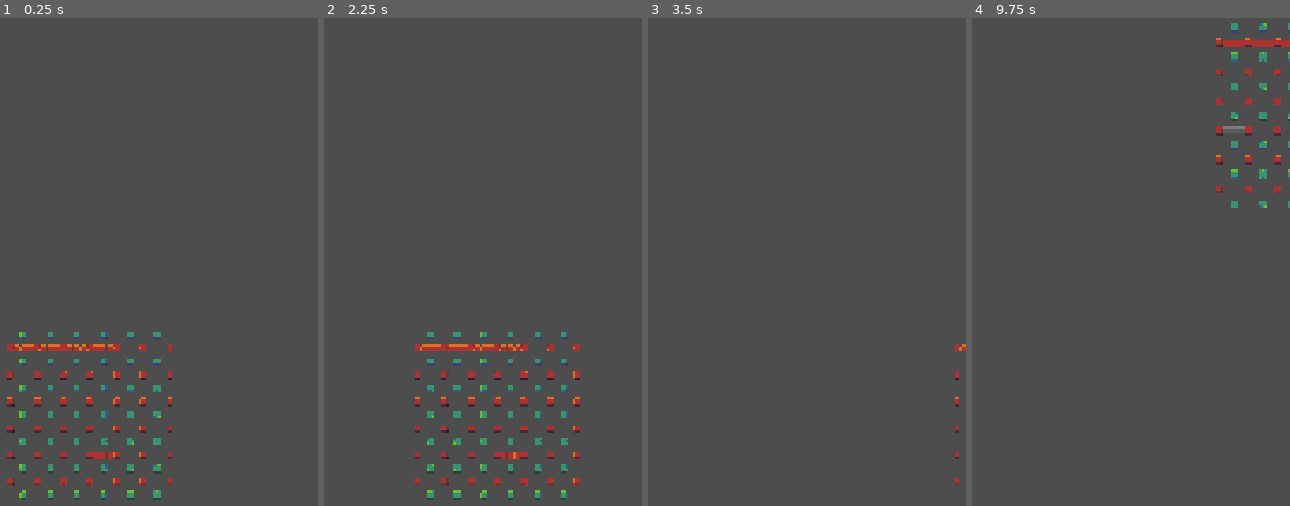
Above: before the commit, frames 1-4 (left to right).
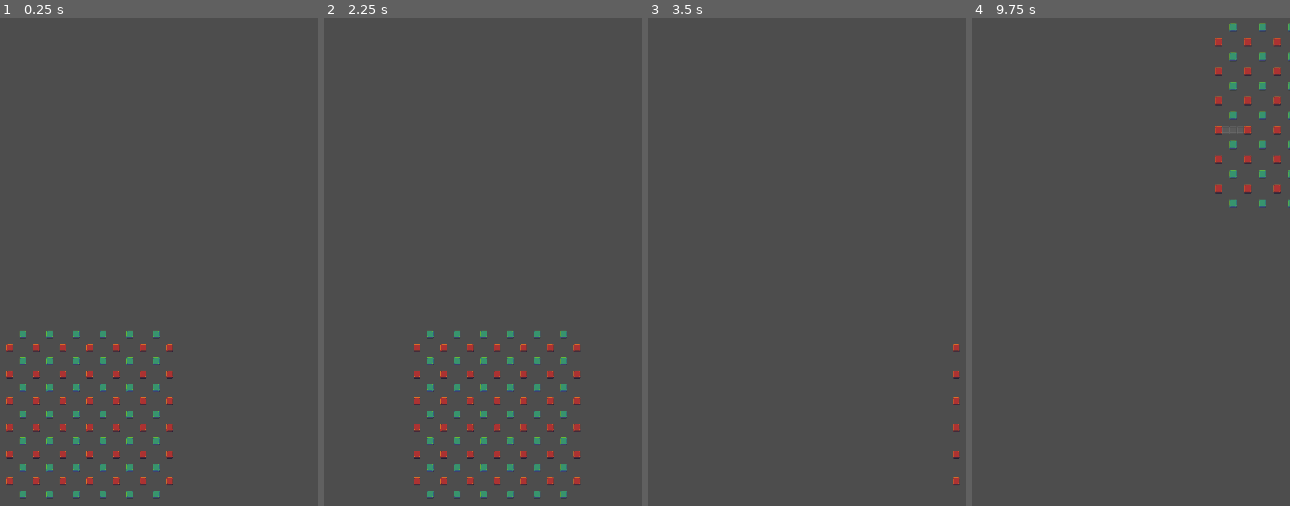
Above: after the commit, the same moments.

Repository: halva6/bridgerv3_godot
Game: Godot game, scene res://scenes/game.tscn
Two runs of this game, one before a commit and one after it. Both use one fixed random seed, a clock stepped at 60 frames per second and the inputs below.
Inputs (mouse positions are in pixels of both pictures, inside the frame that each line leads up to):
- Up to frame 1 (0.25 s): no input
- Up to frame 2 (2.25 s): tap Enter at 0.5, 2 s; drag from (346, 335) to (479, 335) at 0.52 s; tap Space at 1.25 s; drag from (374, 335) to (outside the picture) at 1.27 s; move the mouse to (400, 335) at 2.02 s; hold A (camera_move_left) from 2.03 s (still down)
- Up to frame 3 (3.5 s): click (724, 335) at 2.3 s; release A (camera_move_left) at 2.75 s; drag from (950, 349) to (outside the picture) at 2.77 s
- Up to frame 4 (9.75 s): tap Space at 3.5, 5 s; drag from (1280, 374) to (1086, 418) at 3.52 s; tap Enter at 4.25 s; drag from (1280, 403) to (997, 218) at 4.27 s; move the mouse to (1280, 427) at 5.02 s; press the mouse at (1280, 427) at 5.03 s; tap Mouse wheel up (camera_zoom_in) at 5.1 s; release the mouse at (1280, 427) at 5.75 s; drag from (997, 218) to (975, 457) at 5.77 s; move the mouse to (1162, 379) at 6.52 s; press the mouse at (1162, 379) at 6.53 s; release the mouse at (1162, 379) at 7.25 s; drag from (975, 457) to (outside the picture) at 7.27 s; move the mouse to (1108, 242) at 8.02 s; hold S (camera_move_down) 8.03-8.75 s; click (1108, 242) at 8.3 s; drag from (outside the picture) to (outside the picture) at 8.77 s; move the mouse to (outside the picture) at 9.52 s; hold D (camera_move_right) from 9.53 s (still down)

The runs differ from the first frame. In frame 1, 2.3% of the frame differs, in the area x 1-55%, y 64-99%; in frame 2, 2.2%; in frame 3, 0.1%; in frame 4, 1.2%.

Commit message:
bug fixes
- add costum debug possibilities
- rename correct_scripts.py to help.py
-> this do some formatting and searching in the files
- add some possibilities for the UI
-  commenting code

Diff:
--- /dev/null
+++ b/gameobjects/ui/start_screen_ui.tscn
@@ -0,0 +1,9 @@
+[gd_scene format=3 uid="uid://ckg6j1nwmecv"]
+
+[node name="StartScreenUI" type="Control"]
+layout_mode = 3
+anchors_preset = 15
+anchor_right = 1.0
+anchor_bottom = 1.0
+grow_horizontal = 2
+grow_vertical = 2
--- a/project.godot
+++ b/project.godot
@@ -18,12 +18,14 @@
 [autoload]
 
 GlobalGame="*res://scripts/global_game.gd"
+LocalDebug="*res://scripts/local_debug.gd"
 
 [display]
 
 window/size/viewport_width=1080
 window/size/viewport_height=1920
-window/stretch/mode="canvas_items"
+window/stretch/mode="viewport"
+window/stretch/aspect="expand"
 
 [input]
 
--- a/scenes/game.tscn
+++ b/scenes/game.tscn
@@ -22,21 +22,3 @@
 [node name="Camera2D" type="Camera2D" parent="."]
 position = Vector2(200, 200)
 script = ExtResource("8_gee14")
-
-[node name="ParallaxBackground" type="ParallaxBackground" parent="Camera2D"]
-
-[node name="ParallaxLayer" type="ParallaxLayer" parent="Camera2D/ParallaxBackground"]
-position = Vector2(200, 200)
-motion_mirroring = Vector2(1080, 1920)
-
-[node name="Node" type="Node" parent="Camera2D/ParallaxBackground/ParallaxLayer"]
-
-[node name="ColorRect" type="ColorRect" parent="Camera2D/ParallaxBackground/ParallaxLayer/Node"]
-visible = false
-texture_repeat = 2
-anchors_preset = 15
-anchor_right = 1.0
-anchor_bottom = 1.0
-grow_horizontal = 2
-grow_vertical = 2
-color = Color(0.101423, 0.434171, 0.585813, 1)
--- /dev/null
+++ b/scenes/start.tscn
@@ -0,0 +1,3 @@
+[gd_scene format=3 uid="uid://2ntaa6fu6286"]
+
+[node name="start" type="Node"]
--- a/scripts/global_game.gd
+++ b/scripts/global_game.gd
@@ -3,6 +3,7 @@
 @onready var _finish_turn: bool = false
 var _current_player: String = "green"
 var _TILE_DICT: Dictionary = {"greenpier": 1, "redpier": 2, "greenbridge": 3, "redbridge": 4, "tempbridge": 5}
+var _count_turn: int = 0
 
 # game board matrix
 #   -1 ≙ not placeable space (e.g. walls/corners)
@@ -15,7 +16,7 @@
 
 @onready var _matrix: Array = [
 	[ -1,  1, -1,  1, -1,  1, -1,  1, -1,  1, -1,  1, -1 ], #12
-	[  2,  4,  2,  4,  2,  4,  2,  4,  2,  0,  2,  0,  2 ],
+	[  2,  0,  2,  0,  2,  0,  2,  0,  2,  0,  2,  0,  2 ],
 	[ -1,  1,  0,  1,  0,  1,  0,  1,  0,  1,  0,  1, -1 ],
 	[  2,  0,  2,  0,  2,  0,  2,  0,  2,  0,  2,  0,  2 ],
 	[ -1,  1,  0,  1,  0,  1,  0,  1,  0,  1,  0,  1, -1 ],
@@ -23,10 +24,10 @@
 	[ -1,  1,  0,  1,  0,  1,  0,  1,  0,  1,  0,  1, -1 ],
 	[  2,  0,  2,  0,  2,  0,  2,  0,  2,  0,  2,  0,  2 ],
 	[ -1,  1,  0,  1,  0,  1,  0,  1,  0,  1,  0,  1, -1 ],
-	[  2,  0,  2,  0,  2,  0,  2,  4,  2,  0,  2,  0,  2 ],
+	[  2,  0,  2,  0,  2,  0,  2,  0,  2,  0,  2,  0,  2 ],
 	[ -1,  1,  0,  1,  0,  1,  0,  1,  0,  1,  0,  1, -1 ],
 	[  2,  0,  2,  0,  2,  0,  2,  0,  2,  0,  2,  0,  2 ],
-	[ -1,  1, -1,  1, -1,  1, -1,  1, -1,  1,  0,  1, -1 ]
+	[ -1,  1, -1,  1, -1,  1, -1,  1, -1,  1, -1,  1, -1 ]
 	]# 12
 
 # getter
@@ -42,6 +43,9 @@
 func get_TILE_DICT()-> Dictionary:
 	return _TILE_DICT
 
+func get_count_turn() -> int:
+	return _count_turn
+
 # setter
 func set_matrix(matrix: Array) -> void:
 	self._matrix = matrix
@@ -52,42 +56,5 @@
 func set_current_player(current_player: String) -> void:
 	_current_player = current_player
 
-
-# Prints a 2D array (matrix) in a formatted way to the Godot console.
-# Handles alignment, empty matrices, and dynamic sizing.
-#
-# @param matrix: The 2D array to print (Array[Array]).
-# @param header: Optional header text (String). Defaults to "".
-func print_matrix(matrix: Array, header: String = "") -> void:
-	# Print optional header if provided
-	if header != "":
-		print(header)
-
-	# Early return if the matrix is empty
-	if matrix.is_empty():
-		print("[] (Empty matrix)")
-		return
-
-	# --- Calculate max element length for alignment ---
-	var max_length := 0  # Track the longest string representation
-
-	# Iterate through all elements to find the maximum length
-	for row in matrix:
-		for element in row:
-			var element_str := str(element)  # Convert any type to string
-			if element_str.length() > max_length:
-				max_length = element_str.length()
-
-	# --- Print the matrix dimensions ---
-	print("Matrix [", matrix.size(), "x", matrix[0].size(), "]:")
-
-	# --- Print each row with formatting ---
-	for row in matrix:
-		var row_str := "| "  # Start row with a boundary
-
-		# Add each element (right-padded for alignment)
-		for element in row:
-			row_str += str(element).rpad(max_length) + " "  # Align right
-
-		row_str += "|"  # Close row boundary
-		print(row_str)   # Print the formatted row
+func increase_count_turn():
+	_count_turn += 1
--- /dev/null
+++ b/scripts/local_debug.gd
@@ -0,0 +1,71 @@
+extends Node
+
+# Counts how many times a specific number appears in a 2D matrix
+# Parameters:
+#   matrix: 2D array (Array) to search through
+#   num: The number (int) to count occurrences of
+# Returns: Total count (int) of the number in the matrix
+func count_numbers_in_matrix(matrix: Array, num: int) -> int:
+	var count_num: int = 0  # Initialize counter
+
+	# Iterate through each row in the matrix
+	for i in range(len(matrix)):
+		# Add the count of 'num' in current row to total
+		count_num += matrix[i].count(num)
+
+	return count_num  # Return final count
+
+
+
+# Prints counts for multiple numbers in a matrix
+# Parameters:
+#   matrix: 2D array (Array) to analyze
+#   numbers: Array of numbers to count (defaults to [-1,0,1,2,3,4])
+# Returns: Nothing (void) - only prints results
+func print_count_numbers(matrix: Array, numbers: Array = [-1,0,1,2,3,4]) -> void:
+	# Process each number in the numbers array
+	for number in numbers:
+		# Print formatted count result for current number
+		print("Count of number " + str(number) + " in matrix: " +
+			  str(count_numbers_in_matrix(matrix, number)))
+
+
+
+# Prints a 2D array (matrix) in a formatted way to the Godot console.
+# Handles alignment, empty matrices, and dynamic sizing.
+#
+# @param matrix: The 2D array to print (Array[Array]).
+# @param header: Optional header text (String). Defaults to "".
+func print_matrix(matrix: Array, header: String = "") -> void:
+	# Print optional header if provided
+	if header != "":
+		print(header)
+
+	# Early return if the matrix is empty
+	if matrix.is_empty():
+		print("[] (Empty matrix)")
+		return
+
+	# --- Calculate max element length for alignment ---
+	var max_length := 0  # Track the longest string representation
+
+	# Iterate through all elements to find the maximum length
+	for row in matrix:
+		for element in row:
+			var element_str := str(element)  # Convert any type to string
+			if element_str.length() > max_length:
+				max_length = element_str.length()
+
+	# --- Print the matrix dimensions ---
+	print("Matrix [", matrix.size(), "x", matrix[0].size(), "]:")
+
+	# --- Print each row with formatting ---
+	for row in matrix:
+		var row_str := "| "  # Start row with a boundary
+
+		# Add each element (right-padded for alignment)
+		for element in row:
+			row_str += str(element).rpad(max_length) + " "  # Align right
+
+		row_str += "|"  # Close row boundary
+		print(row_str)   # Print the formatted row
--- a/scripts/node_scripts/click_utils.gd
+++ b/scripts/node_scripts/click_utils.gd
@@ -6,12 +6,6 @@
 	for node in tree.get_nodes_in_group(group_name):
 		node.queue_free()
 		call_deferred("queue_free")
-
-	for y in range(len(matrix)):
-		for x in range(len(matrix[0])):
-			if matrix[y][x] == 5:
-				matrix[y][x] = 0
-	GlobalGame.set_matrix(matrix)
 
 func instantiate_scene(parent: Sprite2D, instance: Sprite2D, new_pos: Vector2, object_rotation: float, object_name: String, group_name: String):
 		parent.get_parent().add_child(instance)
--- a/scripts/node_scripts/game.gd
+++ b/scripts/node_scripts/game.gd
@@ -1,29 +1,38 @@
 extends Node
 
-@export var is_multiplayer: bool = true
-@export var start_player: String = "green"
+# Exported variables (editable in Godot editor)
+@export var is_multiplayer: bool = true  # Toggle between multiplayer vs AI mode
+@export var start_player: String = "green"  # Which player starts the game
 
 # Called when the node enters the scene tree for the first time.
 func _ready() -> void:
+	# Initialize the first player in global game state
 	GlobalGame.set_current_player(start_player)
 
 # Called every frame. 'delta' is the elapsed time since the previous frame.
 func _process(delta: float) -> void:
-	var player_n_move: Array
+	var player_n_move: Array  # Will store [current_player, finish_turn]
 
+	# Determine players based on game mode
 	if(is_multiplayer):
 		player_n_move = _switch_player("green", "red", GlobalGame.get_current_player(), GlobalGame.get_finish_turn())
 	else:
 		player_n_move = _switch_player("green", "computer", GlobalGame.get_current_player(), GlobalGame.get_finish_turn())
 
+	# Update global game state
 	GlobalGame.set_current_player(player_n_move[0])
 	GlobalGame.set_finish_turn(player_n_move[1])
 
-
-#changes the players, returns a array of the current_player and finishturn
+# Handles player switching logic
+# Parameters:
+#   player1: First player identifier (String)
+#   player2: Second player identifier (String)
+#   current_player: Currently active player (String)
+#   finish_turn: Whether the current turn is complete (bool)
+# Returns: Array containing [new_current_player, new_finish_turn]
 func _switch_player(player1: String, player2: String, current_player: String, finish_turn: bool) -> Array:
 	if(finish_turn):
-		if(!_game_over()):
+		if(!_game_over()):  # Only switch if game isn't over
 			if (current_player == player1):
 				current_player = player2
 				finish_turn = false
@@ -31,59 +40,94 @@
 				current_player = player1
 				finish_turn = false
 		else:
-			return["", false]
+			return["", false]  # Empty string indicates game over
 
 	return [current_player, finish_turn]
 
-# checks if a player wins
+# Determines if the game has been won
+# Returns: bool - true if a player has won, false otherwise
 func _game_over() -> bool:
-	if(check_winner(GlobalGame.get_matrix(), 1)):
+	# Create a transformed copy of the game matrix for analysis
+	var transformed_matrix: Array = transform_matrix(GlobalGame.get_matrix().duplicate(true))
+
+	# Check for both possible winners
+	if (check_winner(transformed_matrix, 1)):  # Player 1 (green)
 		print("green wins")
 		return true
-	elif (check_winner(GlobalGame.get_matrix(),2)):
+	elif (check_winner(transformed_matrix, 2)):  # Player 2 (red/computer)
 		print("red wins")
 		return true
 	return false
 
+# Normalizes the game matrix values for win checking
+# Parameters:
+#   matrix: The game board matrix to transform
+# Returns: Transformed matrix where 3→1 and 4→2
+func transform_matrix(matrix: Array) -> Array:
+	for i in range(len(matrix)):
+		for j in range(len(matrix[i])):
+			if(matrix[i][j] == 3):
+				matrix[i][j] = 1  # Convert type 3 to player 1
+			elif(matrix[i][j] == 4):
+				matrix[i][j] = 2  # Convert type 4 to player 2
+	return matrix
 
-
-
+# Checks if specified player has a winning path
+# Parameters:
+#   matrix: Transformed game board
+#   player: Which player to check (1 or 2)
+# Returns: bool - true if player has winning path
 func check_winner(matrix: Array, player: int):
 	if player == 1:
+		# Player 1 (green) wins by connecting top to bottom
 		for start_col in range(len(matrix[0])):
 			if matrix[0][start_col] == player:
 				if dfs(matrix, 0, start_col, player, {}):
 					return true
 	elif player == 2:
+		# Player 2 (red) wins by connecting left to right
 		for start_row in range(len(matrix)):
 			if matrix[start_row][0] == player:
 				if dfs(matrix, start_row, 0, player, {}):
 					return true
 	return false
 
-
+# Depth-first search for path checking
+# Parameters:
+#   matrix: Game board
+#   row: Current row position
+#   col: Current column position
+#   player: Which player's path we're checking
+#   visited: Dictionary tracking visited positions
+# Returns: bool - true if winning path found
 func dfs(matrix: Array, row: int, col: int, player: int, visited):
-	if player == 1 and row == len(matrix) - 1:
+	# Win conditions for each player
+	if player == 1 and row == len(matrix) - 1:  # Green reached bottom
 		return true
-	if player == 2 and col == len(matrix[0]) - 1:
+	if player == 2 and col == len(matrix[0]) - 1:  # Red reached right edge
 		return true
 
-	visited[Vector2(row, col)] = true
+	visited[Vector2(row, col)] = true  # Mark current position as visited
 
+	# Possible movement directions (4-way connectivity)
 	var directions = [
-		Vector2(1, 0),
-		Vector2(0, 1),
-		Vector2(-1, 0),
-		Vector2(0, -1)
+		Vector2(1, 0),   # Down
+		Vector2(0, 1),   # Right
+		Vector2(-1, 0),  # Up
+		Vector2(0, -1)   # Left
 	]
 
+	# Check all adjacent cells
 	for direction in directions:
 		var new_row = row + int(direction.x)
 		var new_col = col + int(direction.y)
-		if new_row >= 0 and new_row < len(matrix) and new_col >= 0 and new_col < len(matrix[0]):
+
+		# Check if new position is valid and unvisited
+		if (new_row >= 0 and new_row < len(matrix) and
+			new_col >= 0 and new_col < len(matrix[0])):
 			var new_pos = Vector2(new_row, new_col)
 			if not visited.has(new_pos) and matrix[new_row][new_col] == player:
 				if dfs(matrix, new_row, new_col, player, visited):
-					return true
+					return true  # Found winning path
 
-	return false
+	return false  # No winning path found from this position
--- a/scripts/node_scripts/pier_click.gd
+++ b/scripts/node_scripts/pier_click.gd
@@ -11,7 +11,6 @@
 func calculate_rotation(direction: String) -> float:
 	return deg_to_rad(90) if direction in ["up", "down"] else deg_to_rad(0)
 	#print("[VALID] matrix len: " + str(len(matrix[y])) + ";" + str(len(matrix)) + " x;y: " + str(Vector2(x,y)) + " Matrix[x][y]: " + str(matrix[x][y]))
-
 
 # Get offset for a given direction
 func get_offset(direction: String) -> Array:
--- a/scripts/node_scripts/temp_bridge_click.gd
+++ b/scripts/node_scripts/temp_bridge_click.gd
@@ -22,7 +22,11 @@
 
 		matrix[util.get_pos()[3]][util.get_pos()[2]] = GlobalGame.get_TILE_DICT()[current_player+"bridge"]
 		GlobalGame.set_matrix(matrix)
-		#GlobalGame.print_matrix(matrix, "===== matrix ====")
+		GlobalGame.increase_count_turn()
+		print("Placing: " + group_name + "; Turn: " +  str(GlobalGame.get_count_turn()))
+		LocalDebug.print_matrix(matrix, "----- matrix -----")
+		LocalDebug.print_count_numbers(matrix)
+
 		GlobalGame.set_finish_turn(true)
 
 
Not shown, added: scripts/local_debug.gd.uid
Not shown, removed: correct_scripts.py
Not shown, added: help.py
